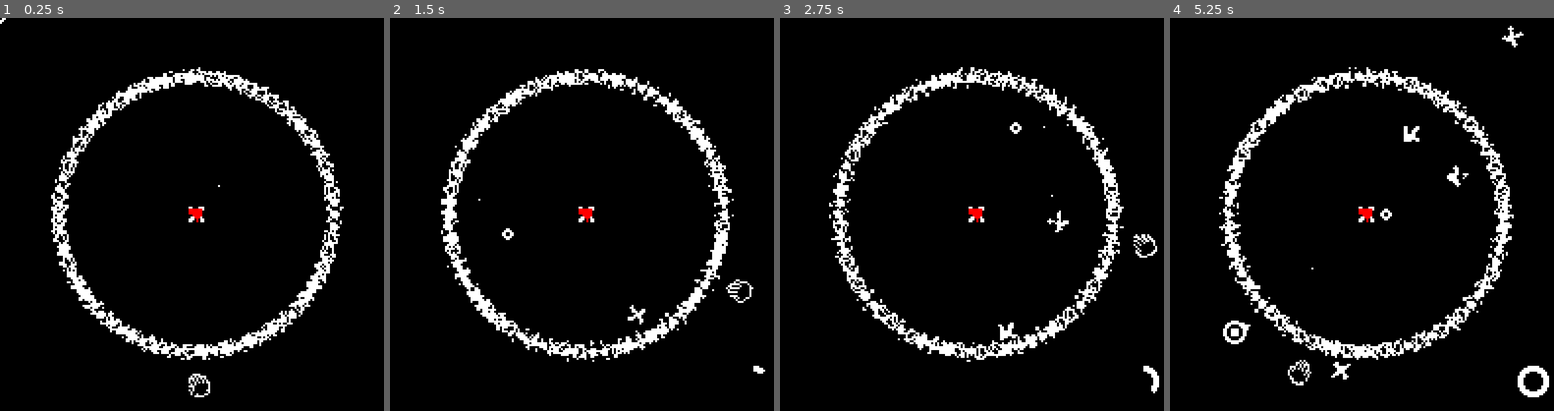
Above: before the commit, frames 1-4 (left to right).
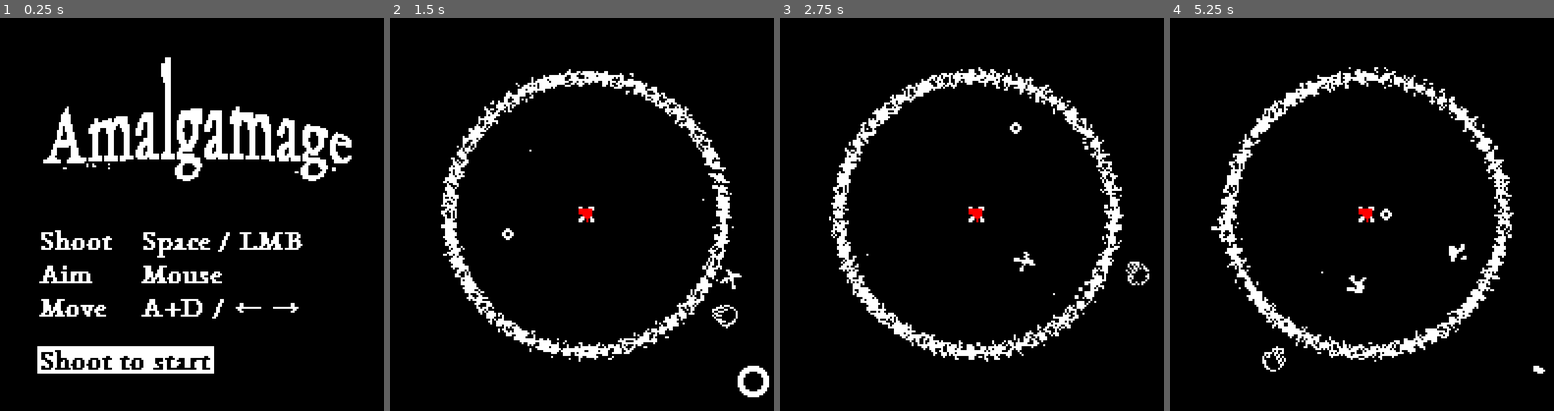
Above: after the commit, the same moments.

Repository: leogeier/amalgamage
Game: Godot game, scene res://scenes/Title/Title.tscn
The game is run twice, just before and just after one commit, with the same random seed, the same clock (stepped at 60 frames per second) and the same inputs. Before the commit the project starts from res://scenes/Arena/Arena.tscn. Sound files missing from this copy of the repository are replaced by a short silence.
Inputs (mouse positions are in pixels of both pictures, inside the frame that each line leads up to):
- Up to frame 1 (0.25 s): no input
- Up to frame 2 (1.5 s): move the mouse to (674, 194) at 0.52 s; hold Right (ui_right) 0.53-1.28 s; tap Space (shoot) at 0.6, 1.35 s; move the mouse to (509, 234) at 1.27 s; hold Left (ui_left) from 1.28 s (still down)
- Up to frame 3 (2.75 s): move the mouse to (1014, 128) at 2.02 s; release Left (ui_left) at 2.03 s; hold Right (ui_right) from 2.03 s (still down); tap Space (shoot) at 2.1 s
- Up to frame 4 (5.25 s): move the mouse to (1346, 293) at 2.77 s; tap Space (shoot) every 0.75 s from 2.85 to 5.1 s; move the mouse to (1484, 273) at 3.52 s; release Right (ui_right) at 3.53 s; hold Left (ui_left) from 3.53 s (still down); move the mouse to (1246, 155) at 4.27 s; move the mouse to (1385, 214) at 5.02 s

The runs differ from the first frame. In frame 1, 15% of the frame differs, in the area x 0-92%, y 0-97%; in frame 2, 4.5%; in frame 3, 4.6%; in frame 4, 5.4%.

Commit message:
title adjustment and ld thumbnail

Diff:
--- a/ld-46/project.godot
+++ b/ld-46/project.godot
@@ -22,7 +22,7 @@
 
 config/name="ldj-46"
 config/description="Entry to Ludum Dare 46"
-run/main_scene="res://scenes/Arena/Arena.tscn"
+run/main_scene="res://scenes/Title/Title.tscn"
 boot_splash/image="res://scenes/other resources/splash.png"
 boot_splash/use_filter=false
 config/icon="res://scenes/other resources/icon.png"
Binary file changed: ld-46/scenes/Title/title.png
Not shown, added: assets/ld-thumbnail.png
Not shown, added: assets/ld-thumbnail.psd
Not shown, changed: assets/title.psd
